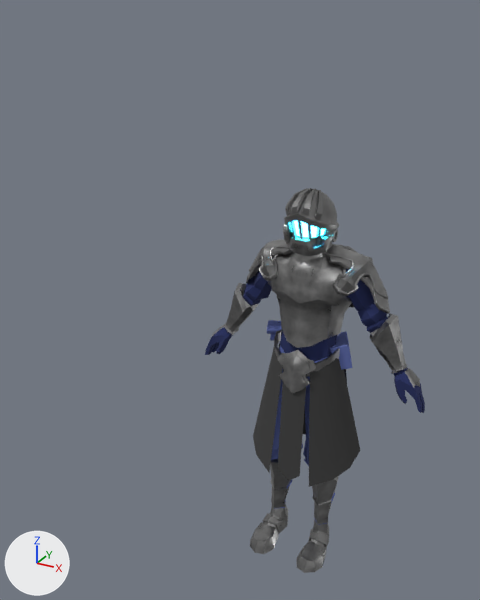
Two versions of the Blender file project-kmitt/blender_files/godot_knight.blend, one commit apart.
The view is the same before and after, from a 50 mm camera at (0.97, -2.36, 2.35) aimed at (-0.43, 0.19, 1.07). Lighting does not change. The marker at lower left points along +X, +Y and +Z.

In view in the first picture: 'belt', 'fabric_waist', 'godot_helmet.001', 'godot_knight', 'shoulder_armor_L', 'shoulder_armor_R'.
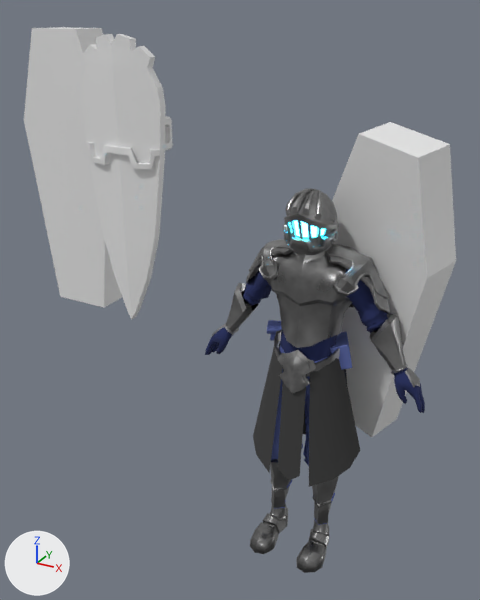
Commit message: godot knight

What differs and where, as boxes (x1, y1, x2, y2) in the pictures (480 x 600 px; the box of a moved part takes in the faces that stretch with it):
'coffin.010', added
    after: (332, 122, 456, 437)
'Plane', added
    after: (81, 34, 166, 320)
'coffin.001', added
    after: (24, 27, 122, 308)
'godot_helmet.001', reshaped
    before: (283, 188, 339, 256)
    after: (283, 188, 339, 255)
'Cube.004', added
    after: (87, 142, 160, 169)
'Plane.001', added
    after: (165, 116, 173, 151)
part 1 of me_malelow_001, moved or reshaped
    before: (283, 221, 338, 256)
    after: (283, 221, 338, 255)
part 2 of me_malelow_001, built on
    before: (285, 188, 323, 221)
    after: (286, 188, 322, 221)
part 3 of me_malelow_001, surface changed
    both: (285, 190, 339, 246)

What changed in the scene script:
```text
Change me_malelow_001:
    used by ob_godot_helmet_001; location = (0.0, 0.01, 1.479); rotation_euler = (0.126, 0.0, 0.0), in degrees (7.2, 0, 0)
    remove me_malelow_001.from_pydata(...)  # 695 vertices, 669 faces; spans x -0.107..0.107, y -0.135..0.122, z -0.026..0.234
    add me_malelow_001.from_pydata(...)  # 821 vertices, 785 faces; spans x -0.107..0.107, y -0.135..0.122, z -0.026..0.234
    me_malelow_001 part 1: 83 vertices moved from x -0.103..0.103, y -0.129..-0.022, z -0.002..0.074 to x -0.101..0.101, y -0.127..-0.012, z -0.002..0.076; 52 vertices removed from x -0.107..0.107, y -0.13..-0.003, z 0.018..0.088; 130 vertices added at x -0.107..0.107, y -0.133..-0.003, z 0.025..0.088
    me_malelow_001 part 2: 16 vertices moved from x -0.075..0.074, y -0.103..-0.036, z 0.189..0.234 to x -0.072..0.071, y -0.101..-0.035, z 0.186..0.23; 16 vertices removed from x -0.076..0.076, y -0.117..0.008, z 0.171..0.234; 64 vertices added at x -0.075..0.074, y -0.117..0.011, z 0.167..0.234
    me_malelow_001 part 3: 486 kept faces spanning x -0.107..0.107, y -0.135..0.122, z -0.026..0.23 get new texture (UV) coordinates
Add me_cube_005:
    me_cube_005.from_pydata(...)  # 92 vertices, 90 faces; spans x -0.429..0.429, y -0.055..0.082, z -0.112..0.069
Add me_plane_004:
    me_plane_004.from_pydata(...)  # 88 vertices, 176 faces; spans x -0.18..0.182, y -0.092..0.036, z -0.034..0.109
Add me_plane_002:
    me_plane_002.from_pydata(...)  # 44 vertices, 35 faces; spans x 0.0..0.216, y -0.017..0.05, z -0.816..0.494
Add me_cube_002:
    me_cube_002.from_pydata(...)  # 12 vertices, 10 faces; spans x -0.196..0.249, y -0.019..0.134, z -0.749..0.419
Add ob_cube_004:
    ob_cube_004 = bpy.data.objects.new('Cube.004', me_cube_005)
    ob_cube_004.location = (-0.933, -0.005, 1.751)
    ob_cube_004.scale = (0.472, 0.472, 0.472)
Add ob_plane_001:
    ob_plane_001 = bpy.data.objects.new('Plane.001', me_plane_004)
    ob_plane_001.location = (-0.933, 0.109, 1.798)
Add ob_plane:
    ob_plane = bpy.data.objects.new('Plane', me_plane_002)
    ob_plane.location = (-0.933, 0.0, 1.751)
    _m = ob_plane.modifiers.new('Mirror', 'MIRROR')
    _m.use_clip = True
Add ob_coffin_001:
    ob_coffin_001 = bpy.data.objects.new('coffin.001', me_cube_002)
    ob_coffin_001.location = (-1.457, 0.2, 1.753)
    ob_coffin_001.scale = (1.2, 1.2, 1.2)
Add ob_coffin_010:
    ob_coffin_010 = bpy.data.objects.new('coffin.010', me_cube_002.copy())
    ob_coffin_010.location = (0.191, 0.136, 1.411)
    ob_coffin_010.rotation_euler = (0.14, 0.175, -0.349)  # degrees (8, 10, -20)
    ob_coffin_010.scale = (1.2, 1.2, 1.2)
```
